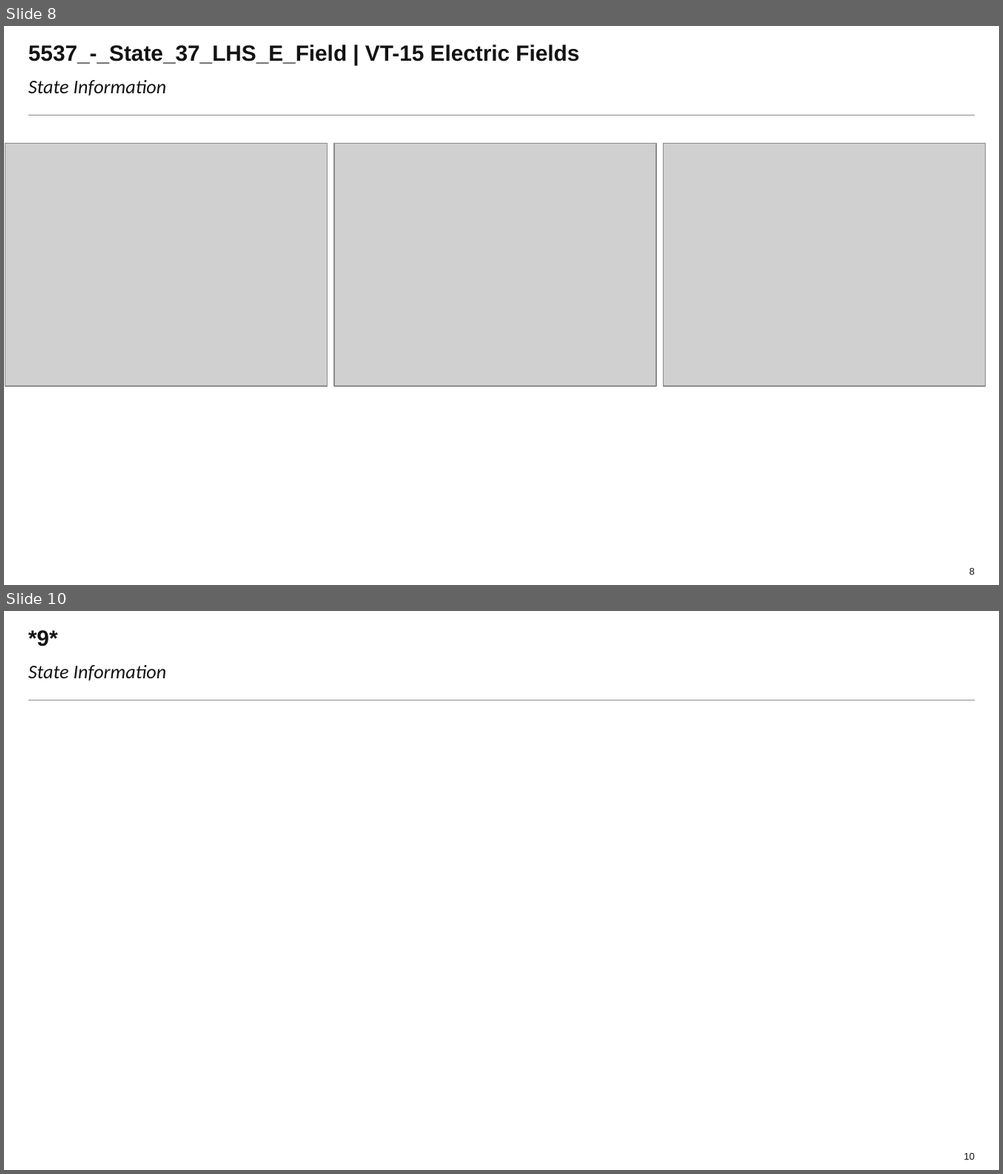
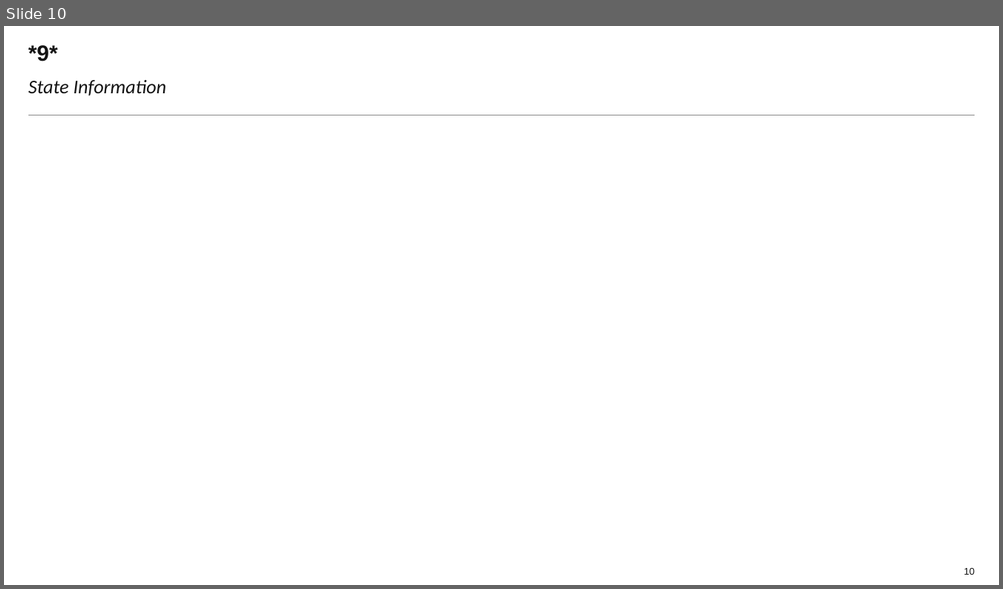
Before and after one commit to Laurapaws/graphGrabber, a slide deck: newDeck.pptx. Shown one above the other, each under a label of ours: slides 8 and 10 before the commit, slide 10 after it; the slides between them are not shown. The pictures are 1003x1174 and 1003x589 pixels, drawn with LibreOffice and Linux fonts; fonts in the diff are those of the drawing; grey boxes stand for pictures; background and template pictures are left out. Boxes give left, top, right and bottom in pixels: in the first picture for what was removed or moved away, otherwise in the second. Text is boxed around its words. In the diff, an @@ line names an element or a change of style, - is before the commit and + after.

```diff
--- a/newDeck.pptx
+++ b/newDeck.pptx
@@ slide 8 removed at (4,26,999,585), background #FFFFFF; not listed: 1 template element that a slide beside it also shows @@
@@ title removed at (28,44,579,64) @@
-5537_-_State_37_LHS_E_Field | VT-15 Electric Fields
@@ text removed at (28,80,167,96) @@
-State Information
@@ picture removed at (5,144,327,386) @@
@@ picture removed at (334,144,657,386) @@
@@ picture removed at (663,144,984,386) @@
@@ page number removed at (969,568,974,575) @@
-8
```
Also in this commit, not shown: 6 slides changed, 1 slide added, 4 other files.
